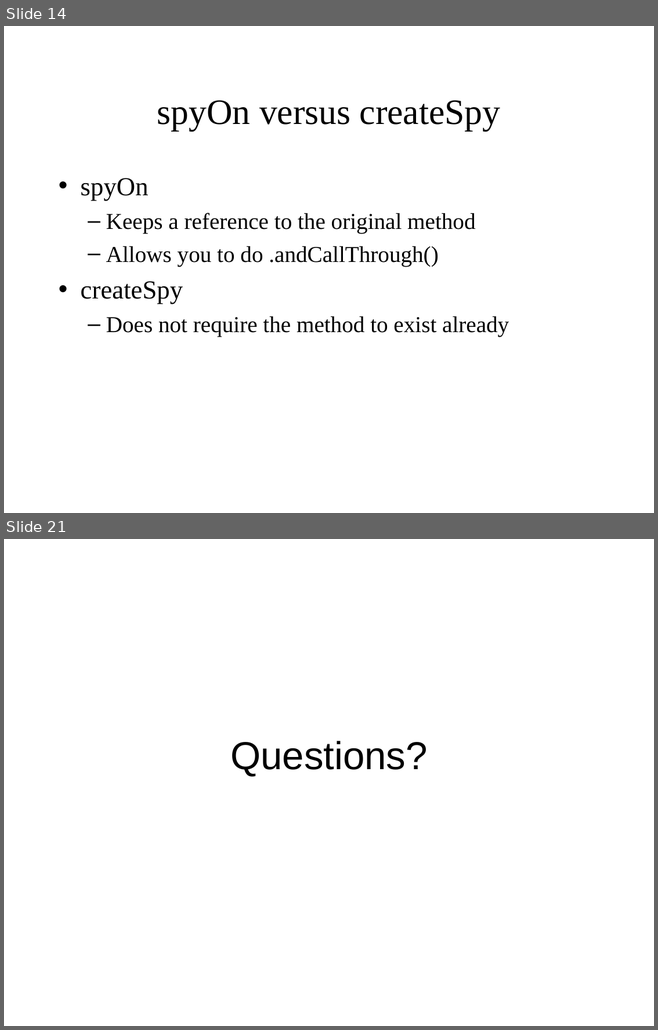
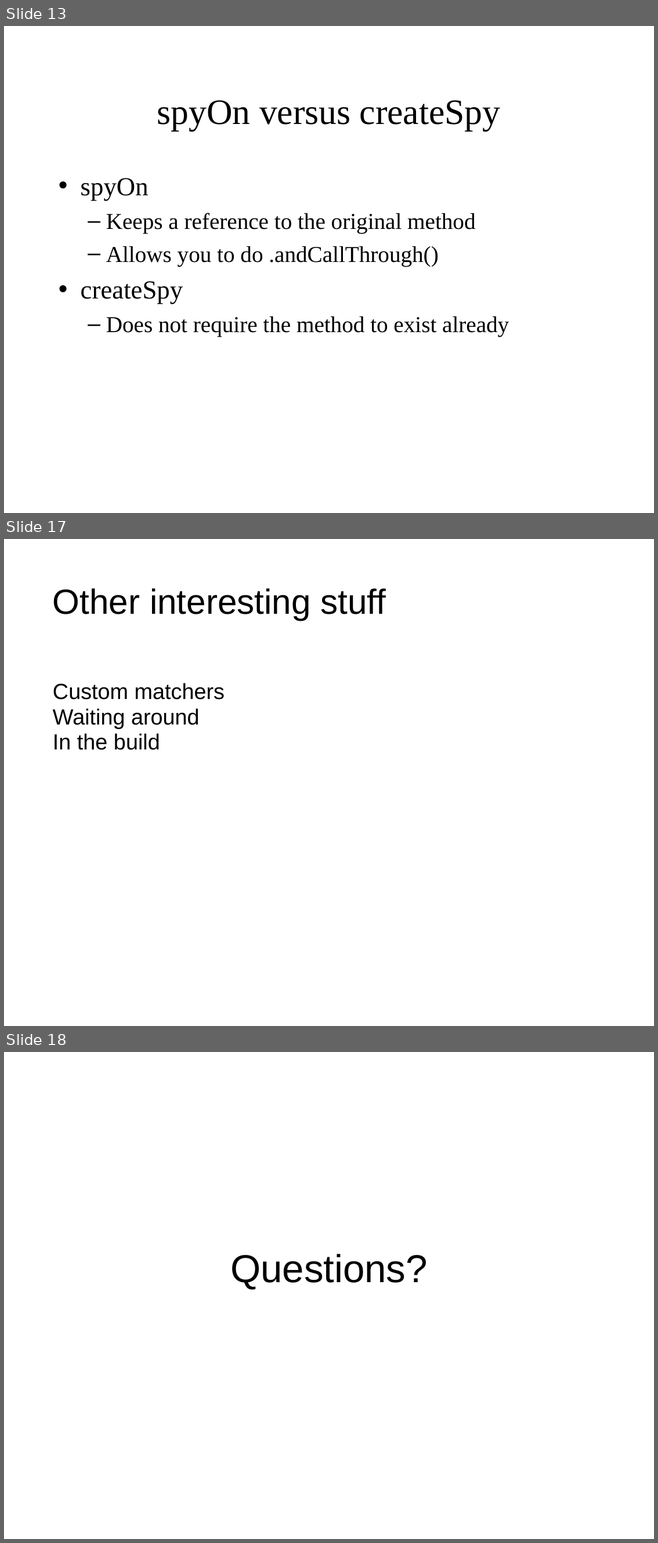
Before and after one commit to jomontanari/JasmineBowlingGame, a slide deck: TestingJavaScript_with_Jasmine.ppt. Shown one above the other, each under a label of ours: slides 14 and 21 before the commit, slides 13, 17 and 18 after it; the slides between them are not shown. The pictures are 658x1030 and 658x1543 pixels, drawn with LibreOffice and Linux fonts; fonts in the diff are those of the drawing. Boxes give left, top, right and bottom in pixels: in the first picture for what was removed or moved away, otherwise in the second. Text is boxed around its words. In the diff, an @@ line names an element or a change of style, - is before the commit and + after.

```diff
--- a/TestingJavaScript_with_Jasmine.ppt
+++ b/TestingJavaScript_with_Jasmine.ppt
@@ slide 17 added at (x1=4, y1=539, x2=654, y2=1026), background #FFFFFF @@
@@ title added at (x1=53, y1=588, x2=386, y2=620), 43 pt, text #000000 @@
+Other interesting stuff
@@ text added at (x1=53, y1=683, x2=224, y2=750), 27 pt, text #000000 @@
+Custom matchers
+Waiting around
+In the build
@@ what was slide 14 is now slide 13 @@
@@ what was slide 21 is now slide 18 @@
```
Also in this commit, not shown: 6 slides changed, 5 other slides added, 9 slides removed, 1 other file.
